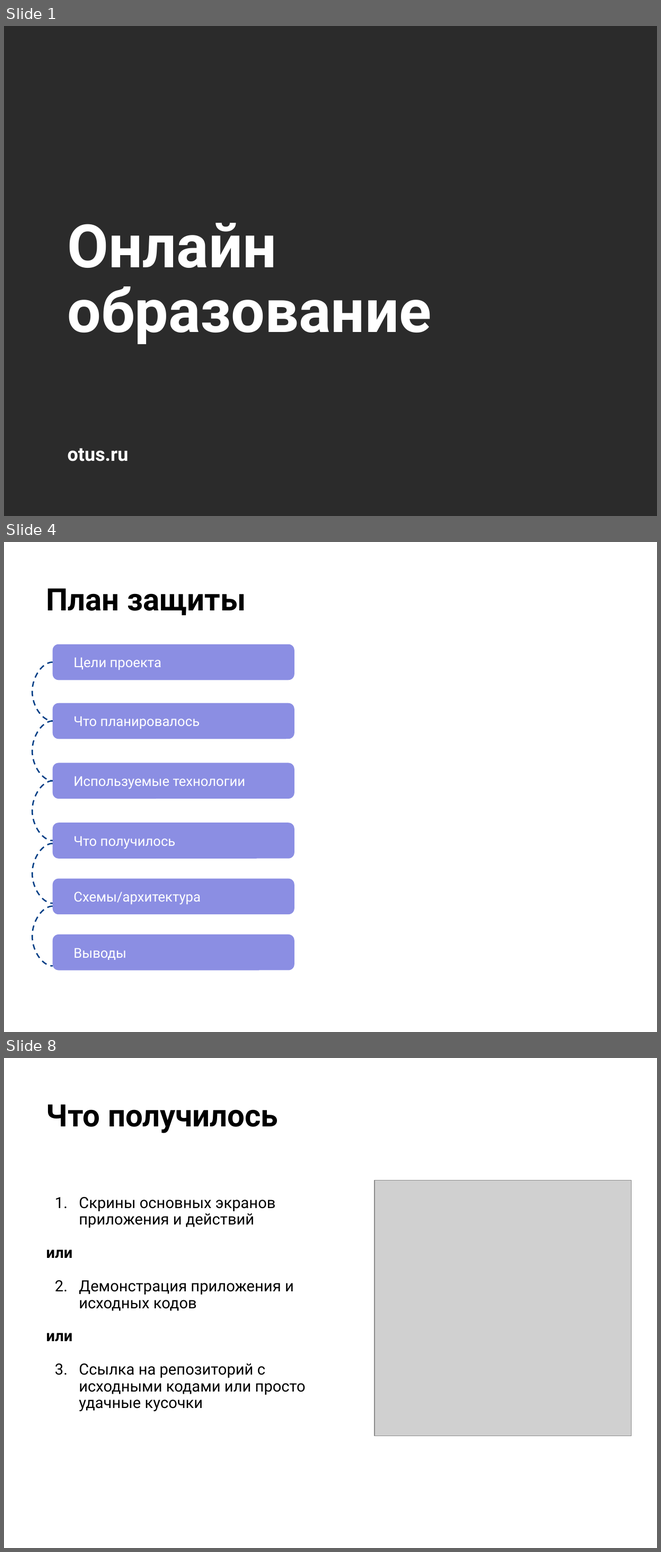
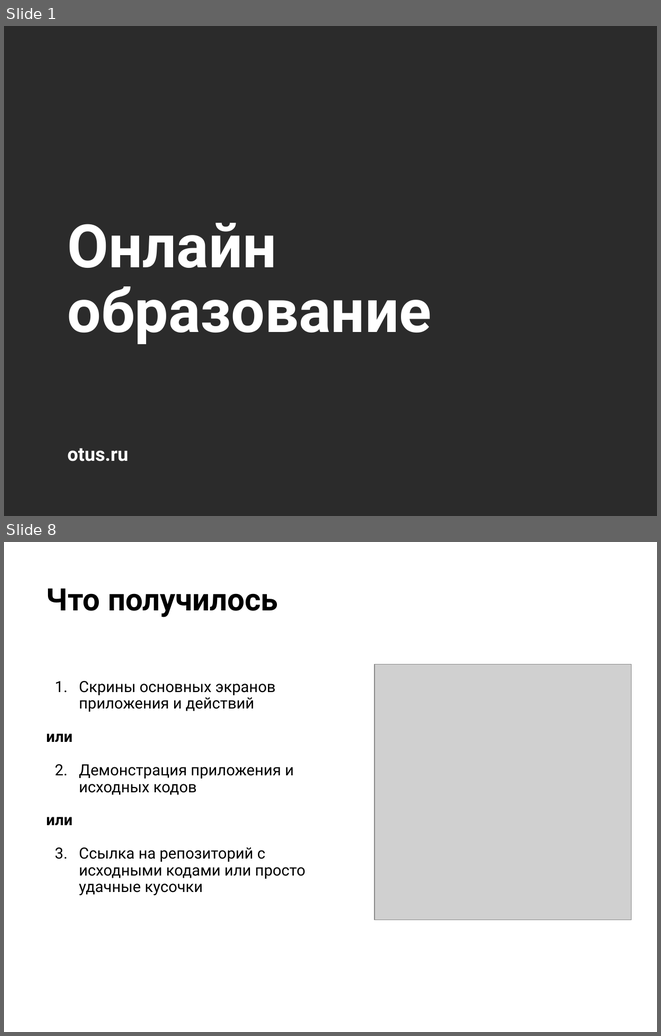
Before and after one commit to KateKorotkova/Otus.ProjectWork, a slide deck: Otus.ProjectWork.pptx. Shown one above the other, each under a label of ours: slides 1, 4 and 8 before the commit, slides 1 and 8 after it; the slides between them are not shown. The pictures are 661x1552 and 661x1036 pixels, drawn with LibreOffice and Linux fonts; fonts in the diff are those of the drawing; grey boxes stand for pictures; background and template pictures are left out; a plain dark background stands for a picture behind light text. Boxes give left, top, right and bottom in pixels: in the first picture for what was removed or moved away, otherwise in the second. Text is boxed around its words. In the diff, an @@ line names an element or a change of style, - is before the commit and + after.

```diff
--- a/Otus.ProjectWork.pptx
+++ b/Otus.ProjectWork.pptx
@@ slide 4 removed at (4, 542, 657, 1032), background picture (left out) @@
@@ title removed at (46, 588, 246, 615) @@
-План защиты
@@ rounded rectangle removed at (52, 644, 294, 680) @@
-Цели проекта
@@ curved line removed from (52, 662) to (53, 721) @@
@@ rounded rectangle removed at (52, 703, 294, 739) @@
-Что планировалось
@@ curved line removed from (52, 721) to (53, 780) @@
@@ rounded rectangle removed at (52, 762, 294, 799) @@
-Используемые технологии
@@ curved line removed from (52, 780) to (53, 840) @@
@@ rounded rectangle removed at (52, 823, 294, 859) @@
-Что получилось
@@ curved line removed from (52, 843) to (53, 903) @@
@@ rounded rectangle removed at (52, 878, 294, 914) @@
-Схемы/архитектура
@@ curved line removed from (52, 906) to (53, 966) @@
@@ rounded rectangle removed at (52, 934, 294, 970) @@
-Выводы
```
Also in this commit, not shown: 3 slides changed, 4 slides added, 10 other slides removed.
